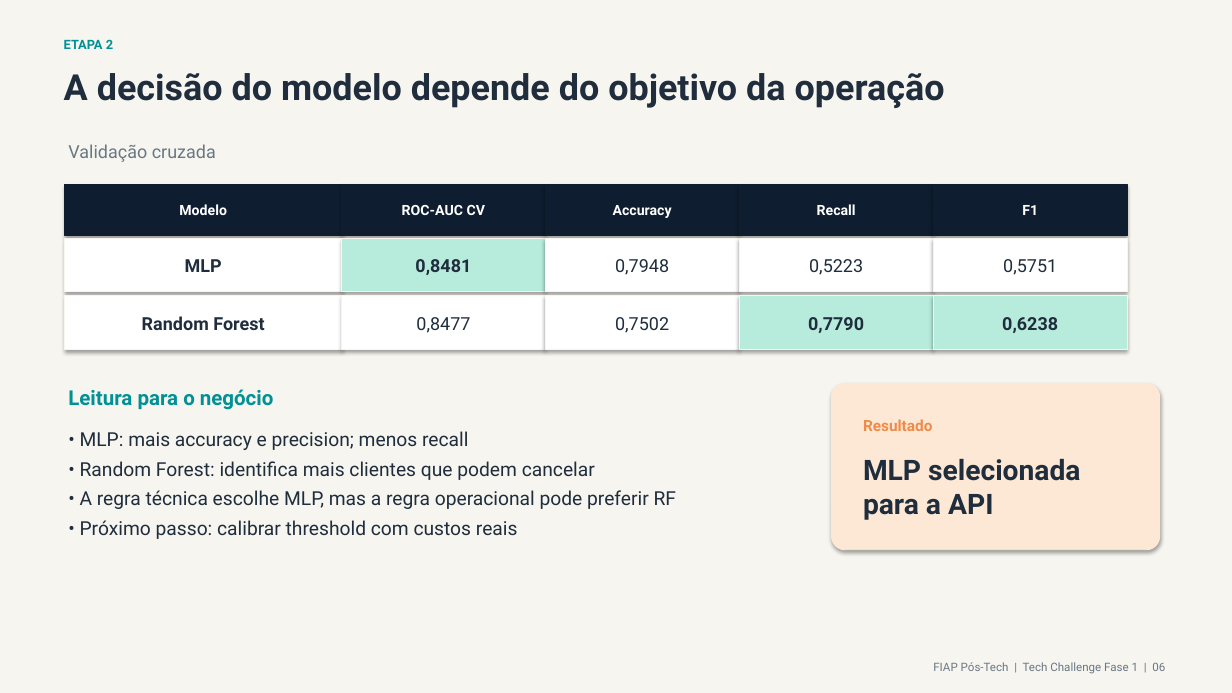
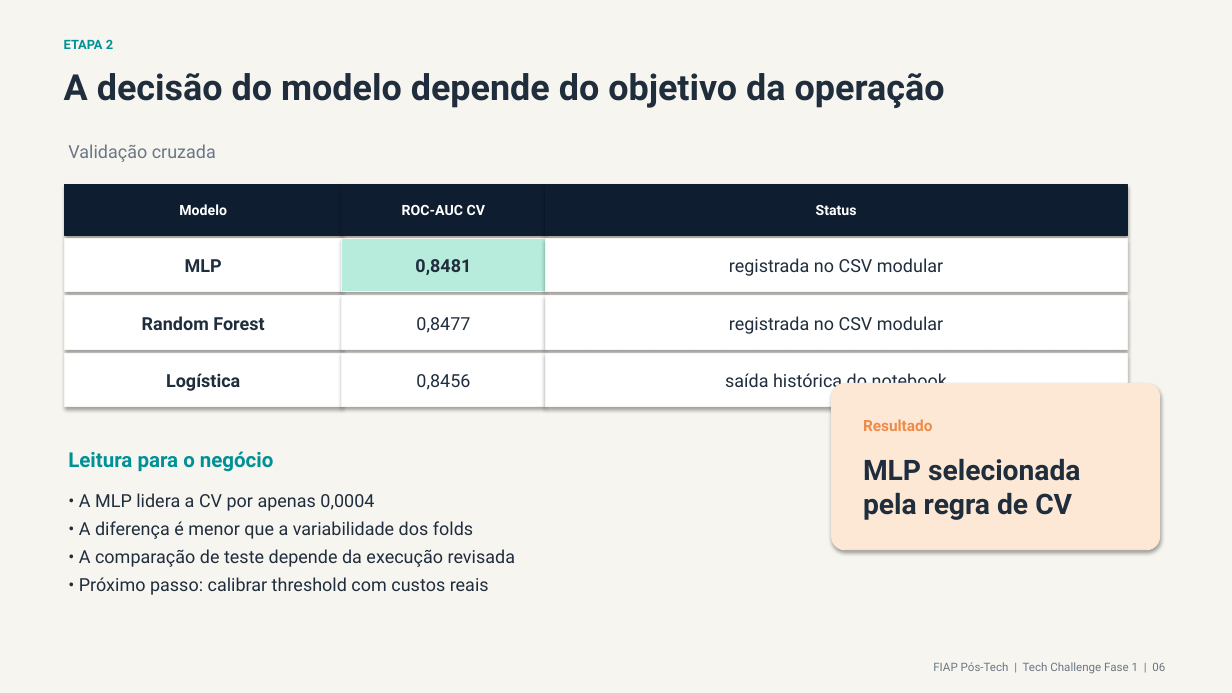
Before and after one commit to SamuelCambui/trabalho-final-fase-1, a slide deck: slide 6 of docs/apresentacao_projeto_churn.pptx. Drawn at 1232x693 pixels with LibreOffice and Linux fonts; fonts in the diff are those of the drawing. Boxes give left, top, right and bottom in pixels: in the first picture for what was removed or moved away, otherwise in the second. Text is boxed around its words. In the diff, an @@ line names an element or a change of style, - is before the commit and + after.

```diff
--- a/docs/apresentacao_projeto_churn.pptx
+++ b/docs/apresentacao_projeto_churn.pptx
@@ rectangle: place and size @@
-rectangle at box(739, 185, 933, 236)
+rectangle at box(545, 185, 1128, 236)
@@ rectangle removed at box(545, 185, 739, 236) @@
@@ text removed at box(613, 205, 672, 218) @@
-Accuracy
@@ text added at box(816, 205, 857, 215), 11 pt, text #FFFFFF, bold @@
+Status
@@ text removed at box(817, 204, 856, 215) @@
-Recall
@@ rectangle removed at box(933, 185, 1128, 236) @@
@@ text removed at box(1022, 205, 1038, 215) @@
-F1
@@ rectangle: place and size @@
-rectangle at box(739, 238, 933, 292)
+rectangle at box(545, 238, 1128, 292)
@@ rectangle removed at box(545, 238, 739, 292) @@
@@ rectangle removed at box(933, 238, 1128, 292) @@
@@ text removed at box(615, 259, 669, 275) @@
-0,7948
@@ text added at box(729, 258, 943, 276), 14 pt, text #1F2D3D @@
+registrada no CSV modular
@@ text removed at box(809, 259, 863, 275) @@
-0,5223
@@ text removed at box(1003, 259, 1057, 275) @@
-0,5751
@@ rectangle: place and size @@
-rectangle at box(739, 296, 933, 349)
+rectangle at box(545, 296, 1128, 349)
@@ rectangle at box(545, 296, 1128, 349): fill #B7EBDC to #FFFFFF @@
@@ rectangle removed at box(933, 296, 1128, 349) @@
@@ text removed at box(615, 317, 669, 333) @@
-0,7502
@@ text added at box(729, 316, 943, 334), 14 pt, text #1F2D3D @@
+registrada no CSV modular
@@ text removed at box(808, 317, 864, 333) @@
-0,7790
@@ text removed at box(1002, 317, 1058, 333) @@
-0,6238
@@ rectangle added at box(65, 353, 342, 407), fill #FFFFFF, outline #F7F5EF 0.75 pt @@
@@ rectangle: place and size @@
-rectangle at box(545, 296, 739, 349)
+rectangle at box(342, 353, 545, 407)
@@ rectangle added at box(545, 353, 1128, 407), fill #FFFFFF, outline #F7F5EF 0.75 pt @@
@@ text added at box(166, 373, 240, 391), 14 pt, text #1F2D3D, bold @@
+Logística
@@ text added at box(416, 374, 470, 390), 14 pt, text #1F2D3D @@
+0,8456
@@ text added at box(725, 371, 947, 393), 14 pt, text #1F2D3D @@
+saída histórica do notebook
@@ text "Leitura para o negócio": place and size @@
-text "Leitura para o negócio" at box(68, 389, 273, 410)
+text "Leitura para o negócio" at box(68, 451, 273, 472)
@@ text removed at box(80, 431, 676, 539) @@
-• MLP: mais accuracy e precision; menos recall
-• Random Forest: identifica mais clientes que podem cancelar
-• A regra técnica escolhe MLP, mas a regra operacional pode preferir RF
-• Próximo passo: calibrar threshold com custos reais
@@ text at box(863, 459, 1080, 520): text changed @@
-MLP selecionada
-para a API
+MLP selecionada
+pela regra de CV
@@ text added at box(79, 493, 515, 595), 14 pt, text #1F2D3D @@
+• A MLP lidera a CV por apenas 0,0004
+• A diferença é menor que a variabilidade dos folds
+• A comparação de teste depende da execução revisada
+• Próximo passo: calibrar threshold com custos reais
```
Also in this commit, not shown: 9 other slides changed, 1 other file.
